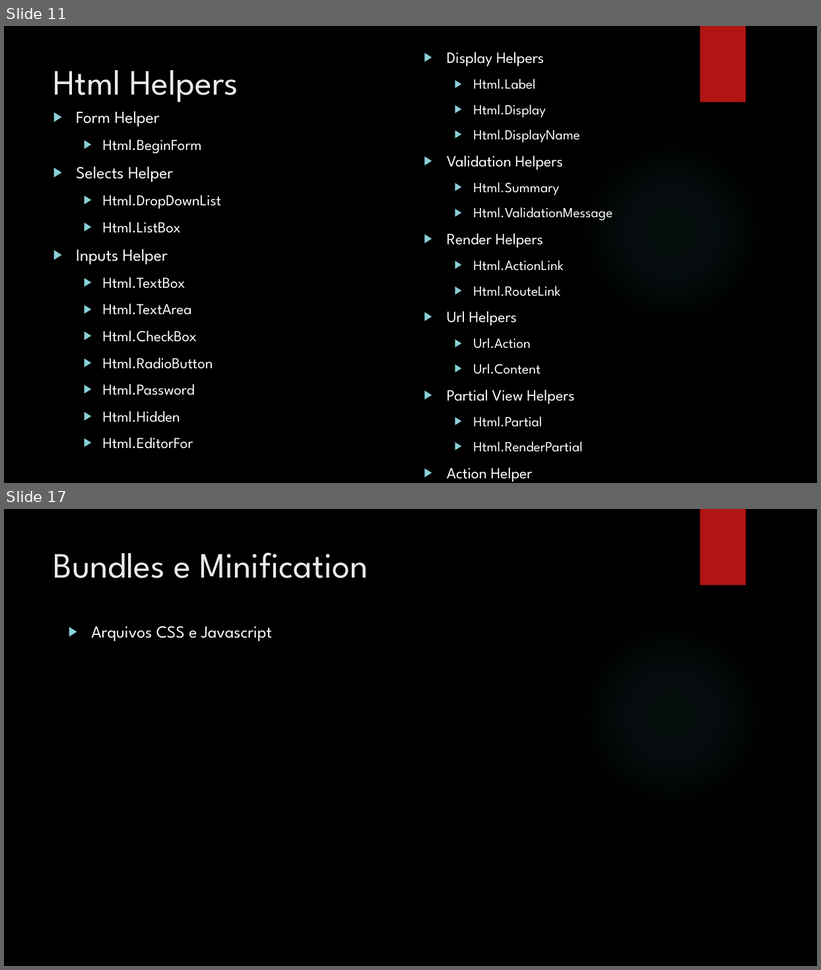
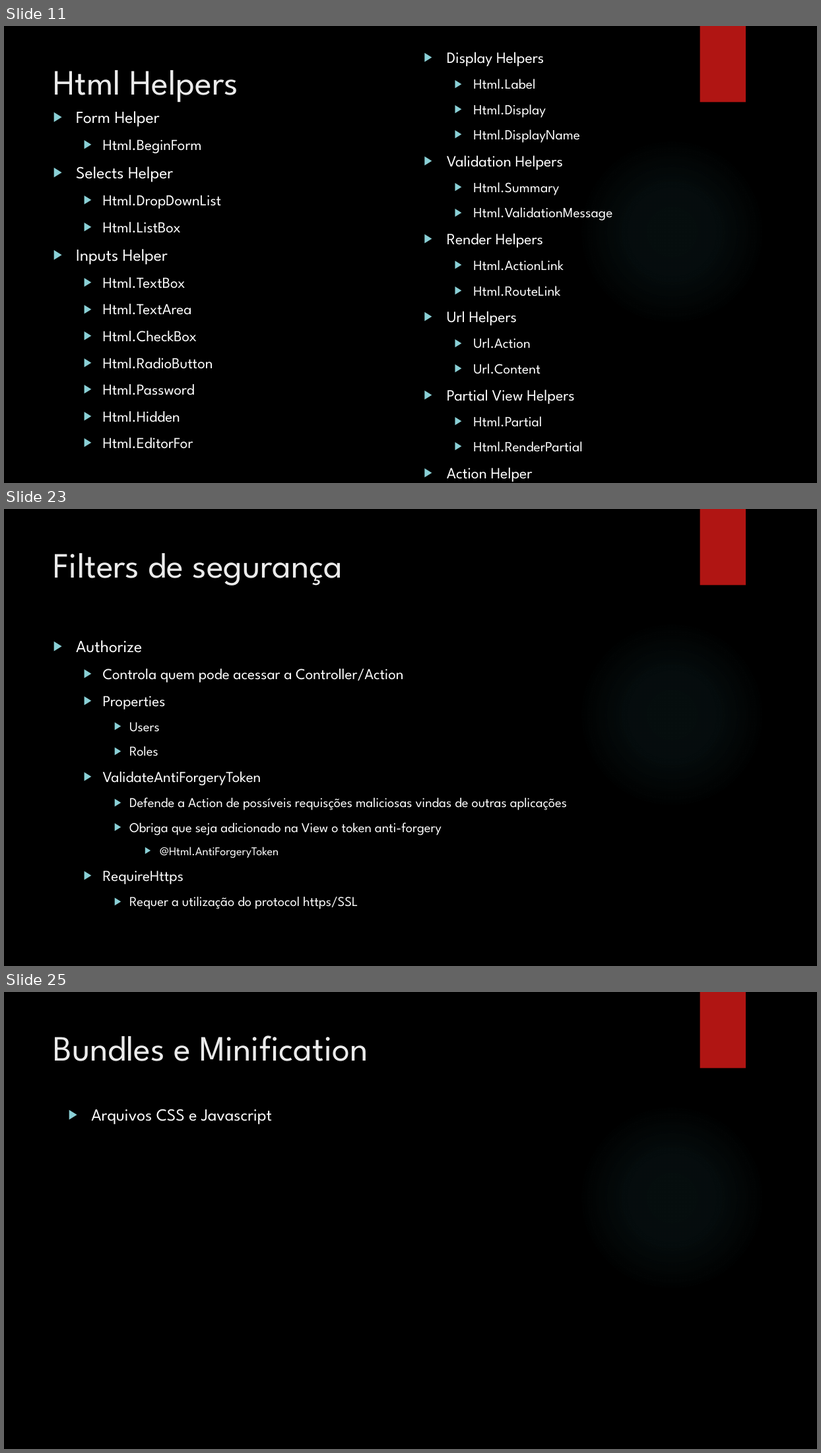
Before and after one commit to leolana/AspnetMvcLab, a slide deck: Presentation/AspNetMvc.pptx. Shown one above the other, each under a label of ours: slides 11 and 17 before the commit, slides 11, 23 and 25 after it; the slides between them are not shown. The pictures are 821x970 and 821x1453 pixels, drawn with LibreOffice and Linux fonts; fonts in the diff are those of the drawing; background and template pictures are left out. Boxes give left, top, right and bottom in pixels: in the first picture for what was removed or moved away, otherwise in the second. Text is boxed around its words. In the diff, an @@ line names an element or a change of style, - is before the commit and + after.

Commit message:
[UPDATE]: Adicionado mais conteúdo à apresentação.

```diff
--- a/Presentation/AspNetMvc.pptx
+++ b/Presentation/AspNetMvc.pptx
@@ slide 23 added at (4, 509, 817, 966), background picture (left out); not listed: 2 template elements that a slide beside it also shows @@
@@ title added at (54, 553, 343, 586), 42 pt, text #EBEBEB @@
+Filters de segurança
@@ text added at (76, 640, 567, 910), 16 pt, text #FFFFFF @@
+▶ Authorize
+  ▶ Controla quem pode acessar a Controller/Action
+  ▶ Properties
+    ▶ Users
+    ▶ Roles
+  ▶ ValidateAntiForgeryToken
+    ▶ Defende a Action de possíveis requisções maliciosas vindas de outras aplicações
+    ▶ Obriga que seja adicionado na View o token anti-forgery
+      ▶ @Html.AntiForgeryToken
+  ▶ RequireHttps
+    ▶ Requer a utilização do protocol https/SSL
@@ what was slide 17 is now slide 25 @@
```
Also in this commit, not shown: 6 slides changed, 12 other slides added, 3 slides removed.
